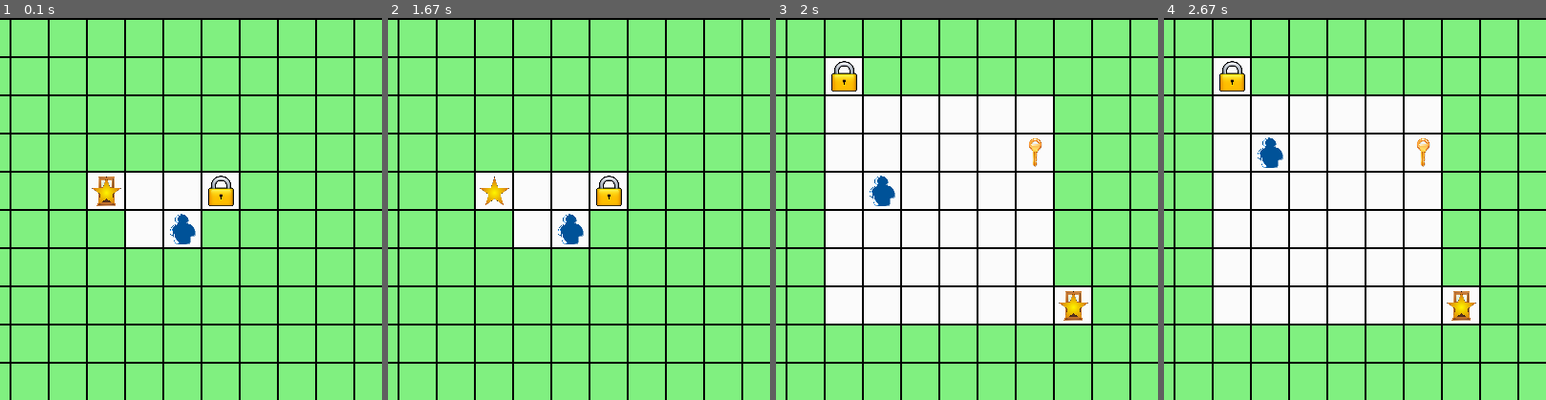
Above: before the commit, frames 1-4 (left to right).
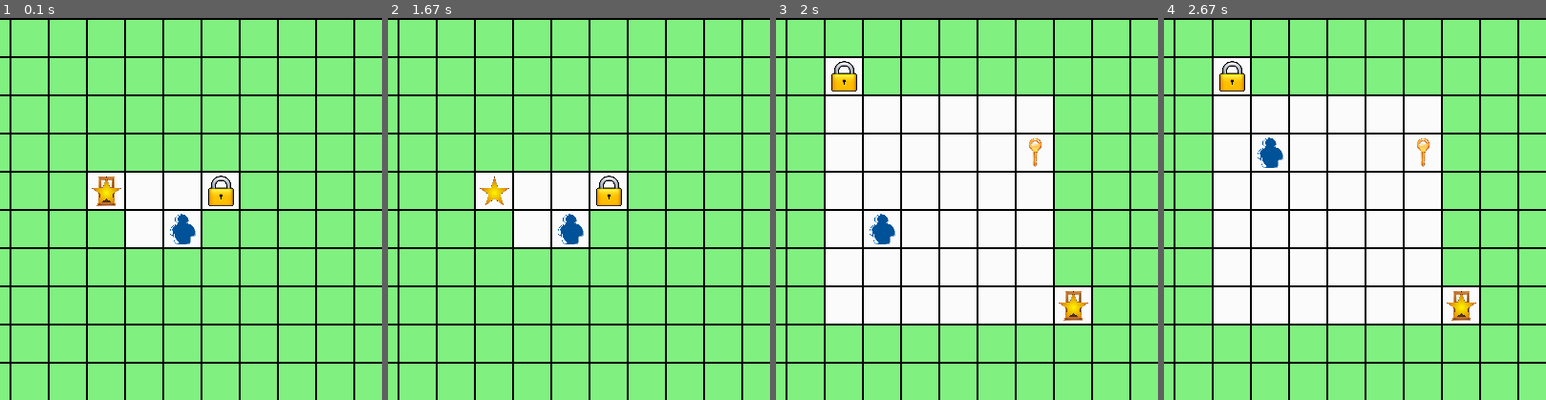
Above: after the commit, the same moments.

Repository: kespindler/cs295-final
Game: pygame game, started from run.py
Same seed, same stepped clock (60 frames per second), same inputs: the game is played once before the commit and once after it. The source is Python 2; it was converted automatically to run under Python 3.
Inputs:
- Up to frame 1 (0.1 s): no input
- Up to frame 2 (1.67 s): no input
- Up to frame 3 (2 s): no input
- Up to frame 4 (2.67 s): no input
The pictures show only the part of the screen within x 29-79%, y 25-75%; the shares and areas given below are measured in that part.

Frames 1-2 are identical in both runs. In frame 3, 0.7% of the frame differs, in the area x 24-32%, y 41-60%; in frame 4, nothing differs.

Commit message:
fix bug where environment wasn't reset between iterations

Diff:
--- a/environment.py
+++ b/environment.py
@@ -101,6 +101,8 @@
                 if not self.episode_finished(state):
                     self.set_room(self.room + 1)
                     reward = self.task_reward
+                    state2 = self.new_state()
+                    pos2 = (state2.x, state2.y)
                 else:
                     reward = self.final_reward
         elif action == a.G:
